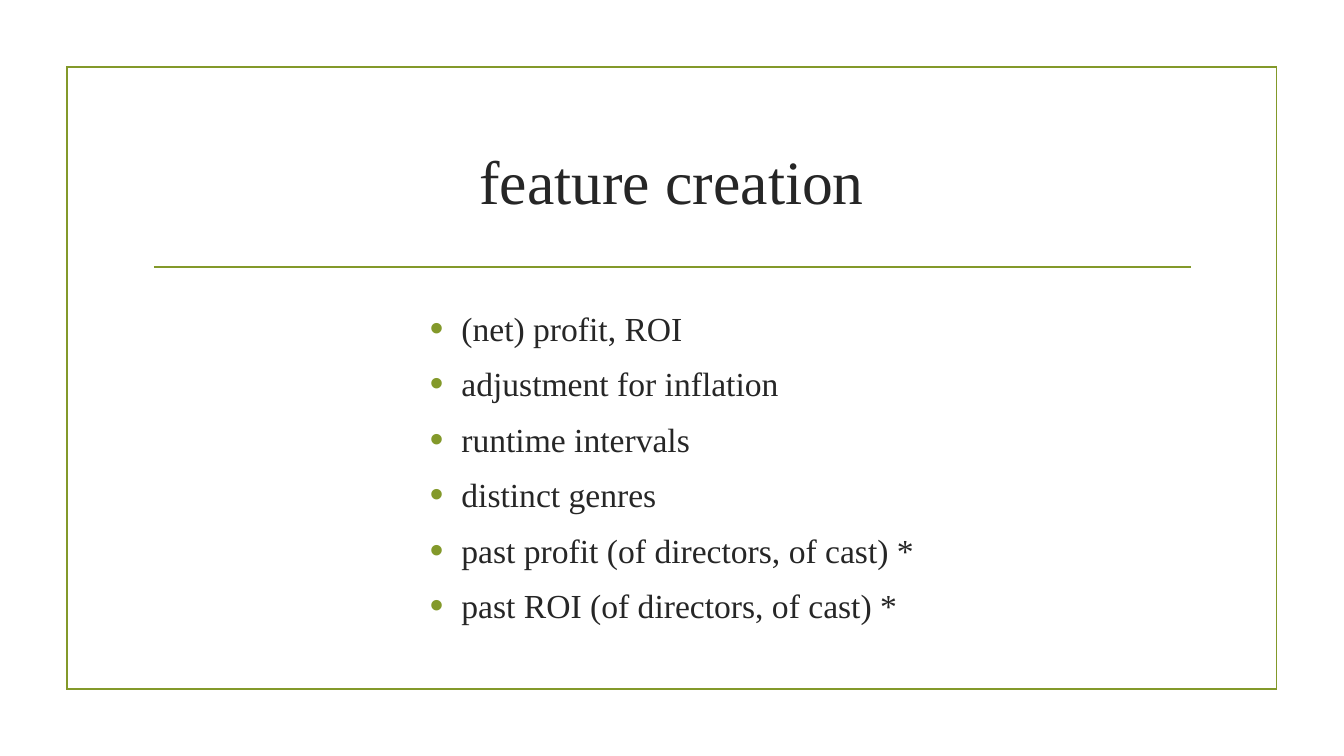
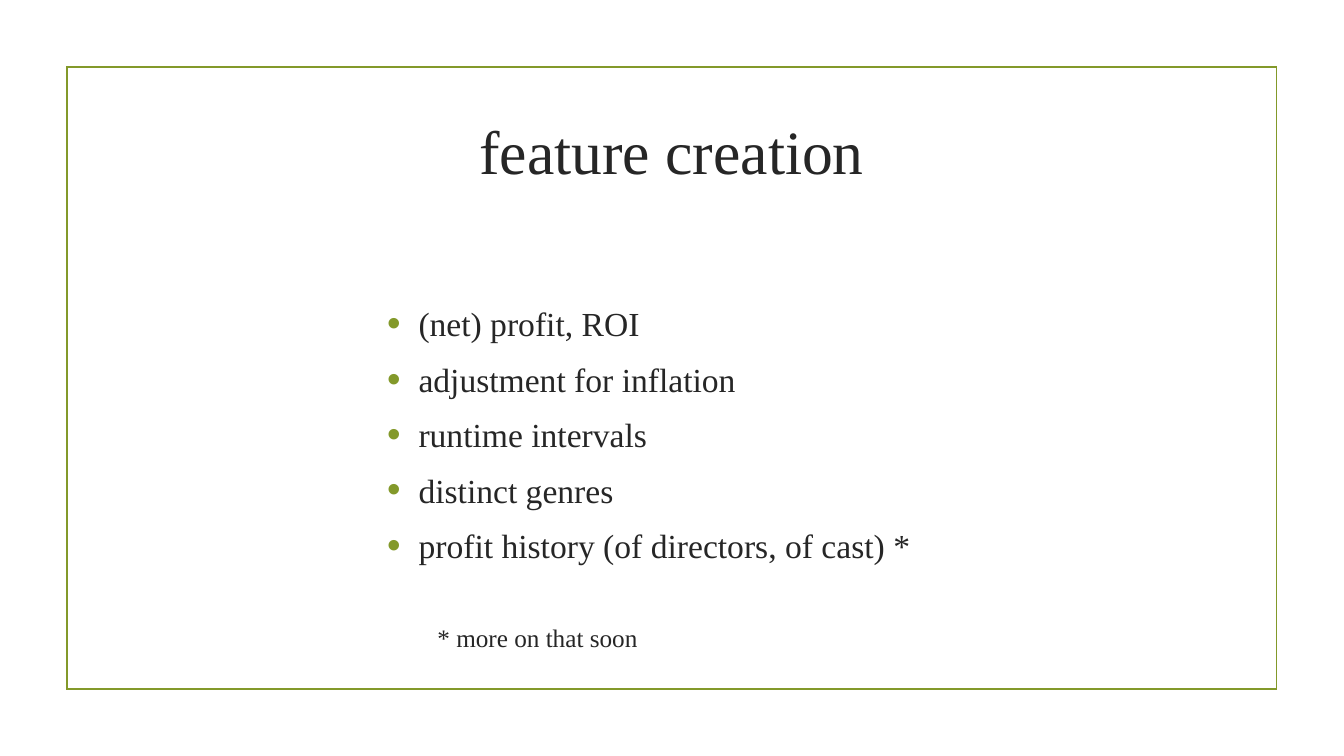
Before and after one commit to aarongalbraith/flatiron-phase1-project-redo, a slide deck: slide 9 of phase 1 project presentation.pptx. Drawn at 1344x756 pixels with LibreOffice and Linux fonts; fonts in the diff are those of the drawing; background and template pictures are left out. Boxes give left, top, right and bottom in pixels: in the first picture for what was removed or moved away, otherwise in the second. Text is boxed around its words. In the diff, an @@ line names an element or a change of style, - is before the commit and + after.

```diff
--- a/phase 1 project presentation.pptx
+++ b/phase 1 project presentation.pptx
@@ text "feature creation" at [479, 130, 864, 175]: vertical alignment middle to top @@
@@ line removed from (154, 267) to (1191, 267) @@
@@ text "(net) profit, ROI": place and size @@
-text "(net) profit, ROI" at [461, 317, 888, 625]
+text "(net) profit, ROI" at [419, 312, 884, 648]
@@ text at [419, 534, 884, 648]: text changed @@
-• past profit (of directors, of cast) *
-• past ROI (of directors, of cast) *
+• profit history (of directors, of cast) *
+* more on that soon
```
Also in this commit, not shown: 7 other slides changed, 4 slides added, 1 slide removed.
